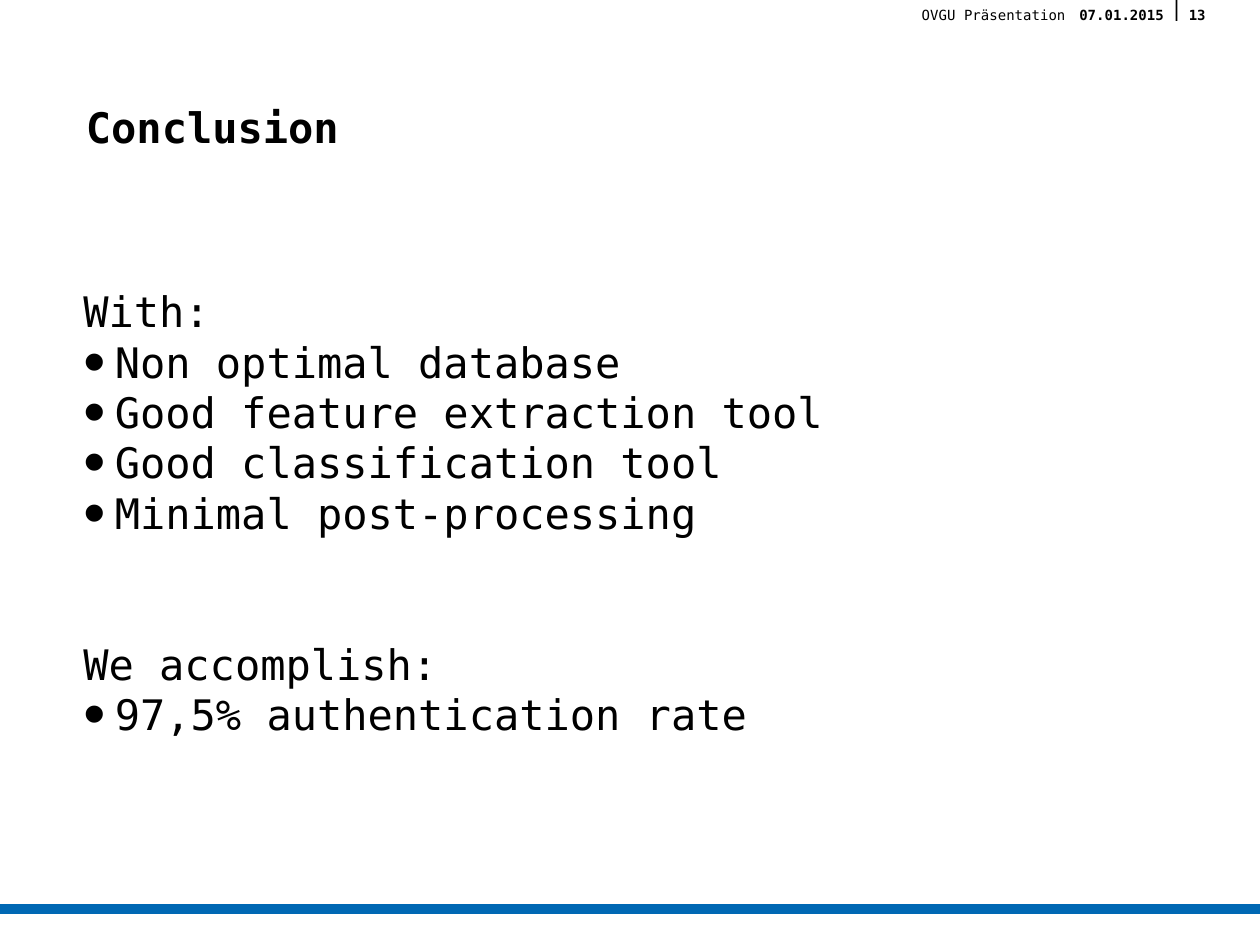
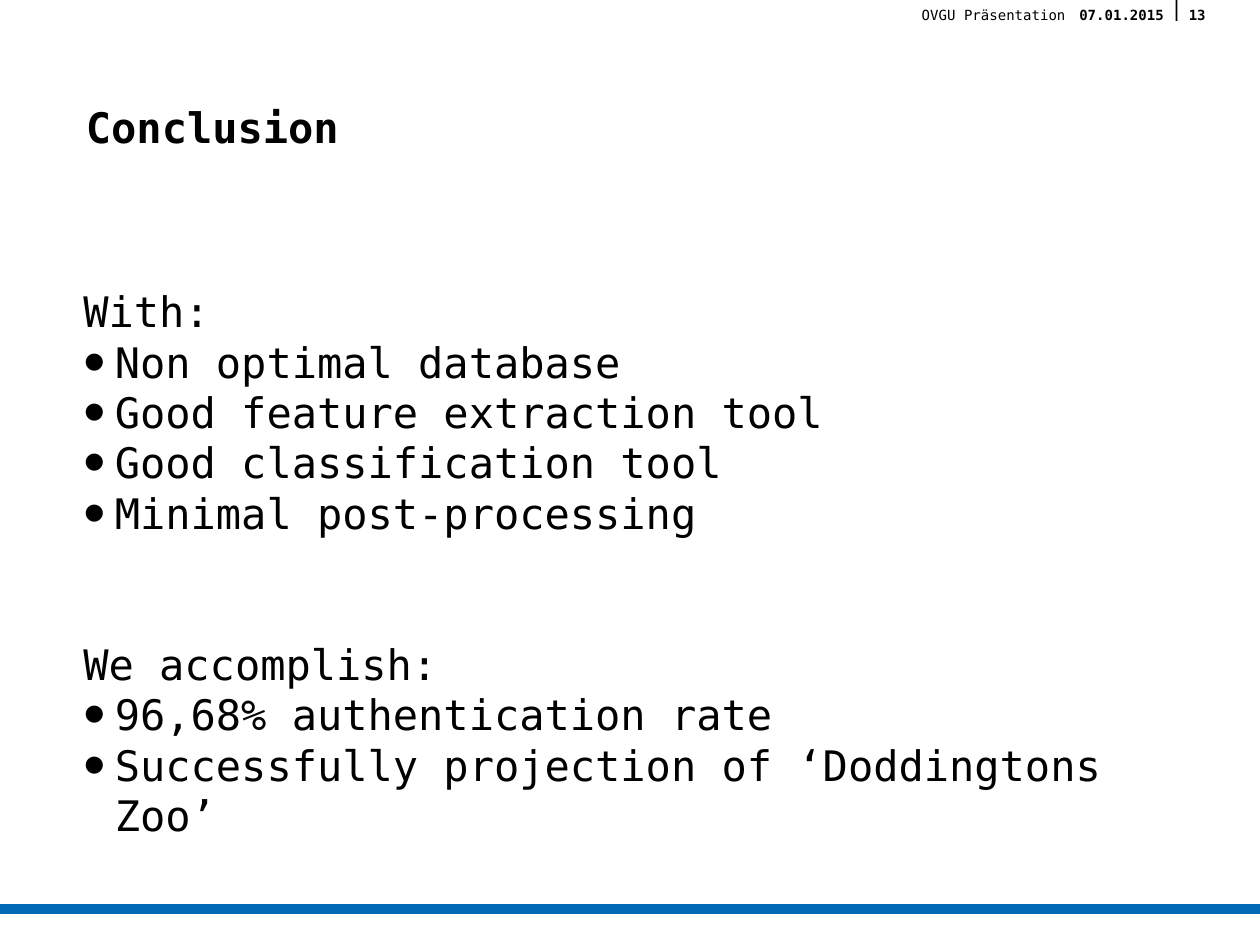
Before and after one commit to querquer/biosec, a slide deck: slide 13 of presentation/Präsentation1.pptx. Drawn at 1260x945 pixels with LibreOffice and Linux fonts; fonts in the diff are those of the drawing; background and template pictures are left out. Boxes give left, top, right and bottom in pixels: in the first picture for what was removed or moved away, otherwise in the second. Text is boxed around its words. In the diff, an @@ line names an element or a change of style, - is before the commit and + after.

```diff
--- a/presentation/Präsentation1.pptx
+++ b/presentation/Präsentation1.pptx
@@ text at box(115, 698, 1100, 832): text changed @@
-• 97,5% authentication rate
+• 96,68% authentication rate
+• Successfully projection of ‘Doddingtons Zoo’
```
Also in this commit, not shown: 2 other slides changed, 1 slide added, 1 slide removed, 1 other file.
